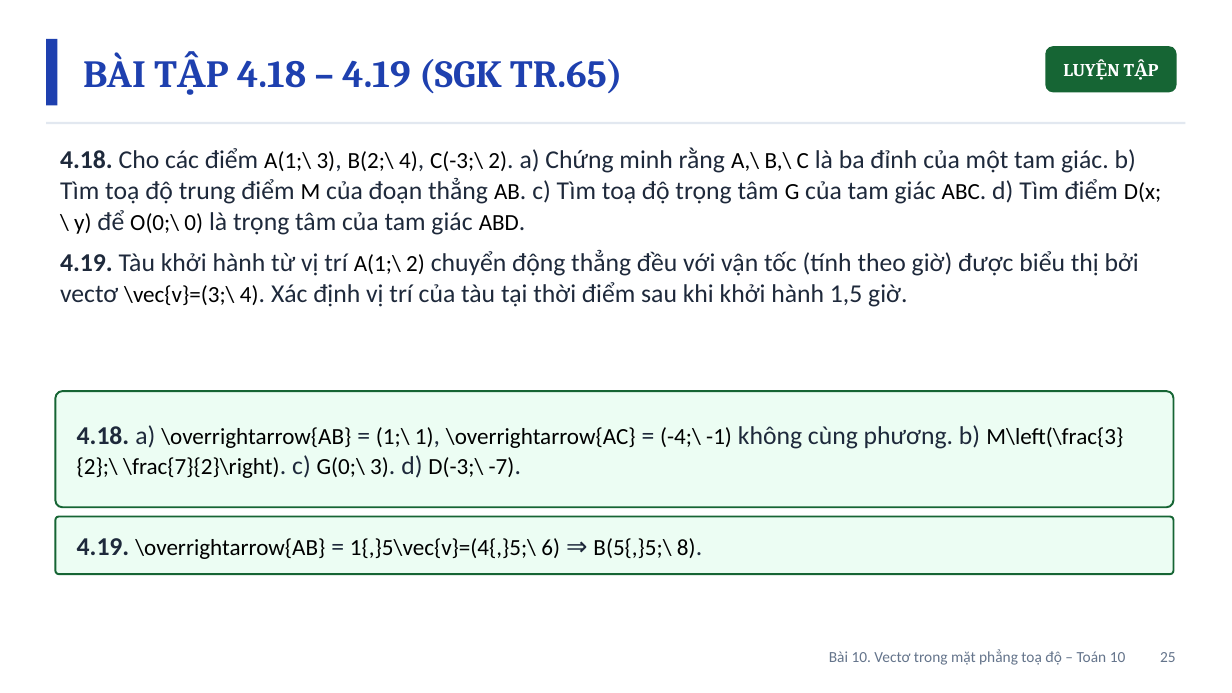
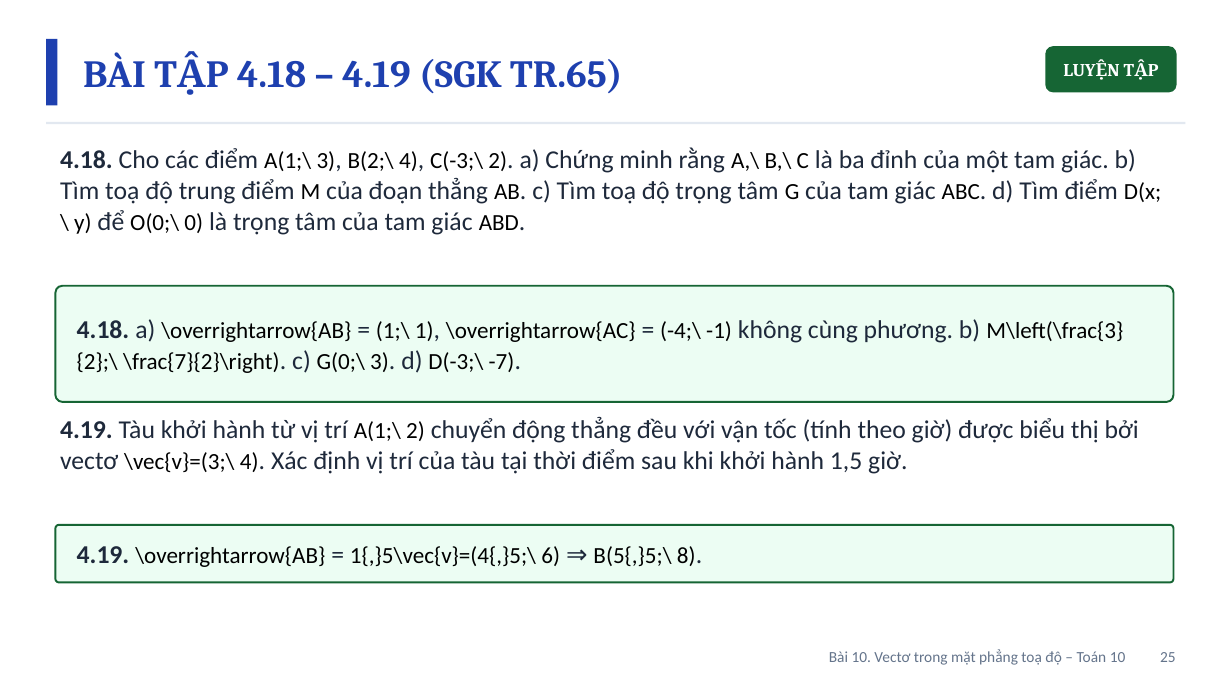
Before and after one commit to Trangtu66/Taode_thi_online, a slide deck: slide 25 of mon/toan/slide/lop10/BaiGiangDienTu_TOAN10_Bai10_VectoTrongMatPhangToaDo_T32-34.pptx. Drawn at 1232x693 pixels with LibreOffice and Linux fonts; fonts in the diff are those of the drawing. Boxes give left, top, right and bottom in pixels: in the first picture for what was removed or moved away, otherwise in the second. Text is boxed around its words. In the diff, an @@ line names an element or a change of style, - is before the commit and + after.

```diff
--- a/mon/toan/slide/lop10/BaiGiangDienTu_TOAN10_Bai10_VectoTrongMatPhangToaDo_T32-34.pptx
+++ b/mon/toan/slide/lop10/BaiGiangDienTu_TOAN10_Bai10_VectoTrongMatPhangToaDo_T32-34.pptx
@@ text at box(60, 250, 1139, 307): paragraph removed @@
-4.19. Tàu khởi hành từ vị trí A(1;\ 2) chuyển động thẳng đều với vận tốc (tính theo giờ) được biểu thị bởi vectơ \vec{v}=(3;\ 4). Xác định vị trí của tàu tại thời điểm sau khi khởi hành 1,5 giờ.
@@ rounded rectangle: place and size @@
-rounded rectangle at box(55, 391, 1174, 507)
+rounded rectangle at box(55, 286, 1174, 402)
@@ text "4.18. a) \overrightarrow{AB} = (1;\ ...": place and size @@
-text "4.18. a) \overrightarrow{AB} = (1;\ ..." at box(77, 425, 1123, 478)
+text "4.18. a) \overrightarrow{AB} = (1;\ ..." at box(77, 319, 1123, 373)
@@ text added at box(60, 417, 1139, 474), 20 pt, text #1E293B @@
+4.19. Tàu khởi hành từ vị trí A(1;\ 2) chuyển động thẳng đều với vận tốc (tính theo giờ) được biểu thị bởi vectơ \vec{v}=(3;\ 4). Xác định vị trí của tàu tại thời điểm sau khi khởi hành 1,5 giờ.
@@ rounded rectangle: place and size @@
-rounded rectangle at box(55, 517, 1174, 574)
+rounded rectangle at box(55, 525, 1174, 582)
@@ text "4.19. \overrightarrow{AB} = 1{,}5\vec{v}=(4{,}5;\ 6) ...": place and size @@
-text "4.19. \overrightarrow{AB} = 1{,}5\vec{v}=(4{,}5;\ 6) ..." at box(77, 538, 696, 559)
+text "4.19. \overrightarrow{AB} = 1{,}5\vec{v}=(4{,}5;\ 6) ..." at box(77, 546, 696, 567)
```
Also in this commit, not shown: 1 other slide changed, 7 other files.
